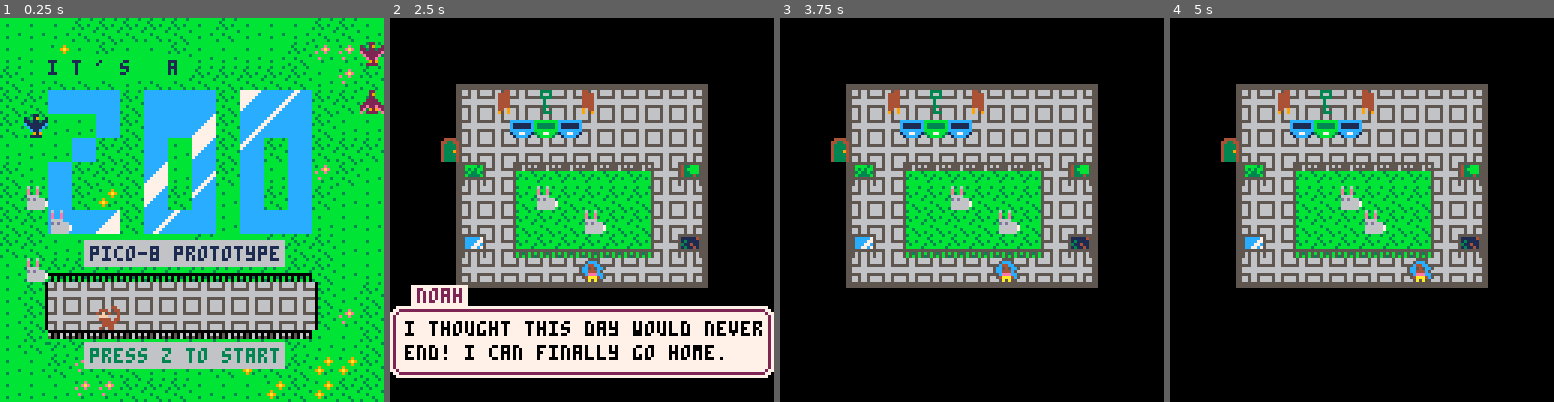
Above: before the commit, frames 1-4 (left to right).
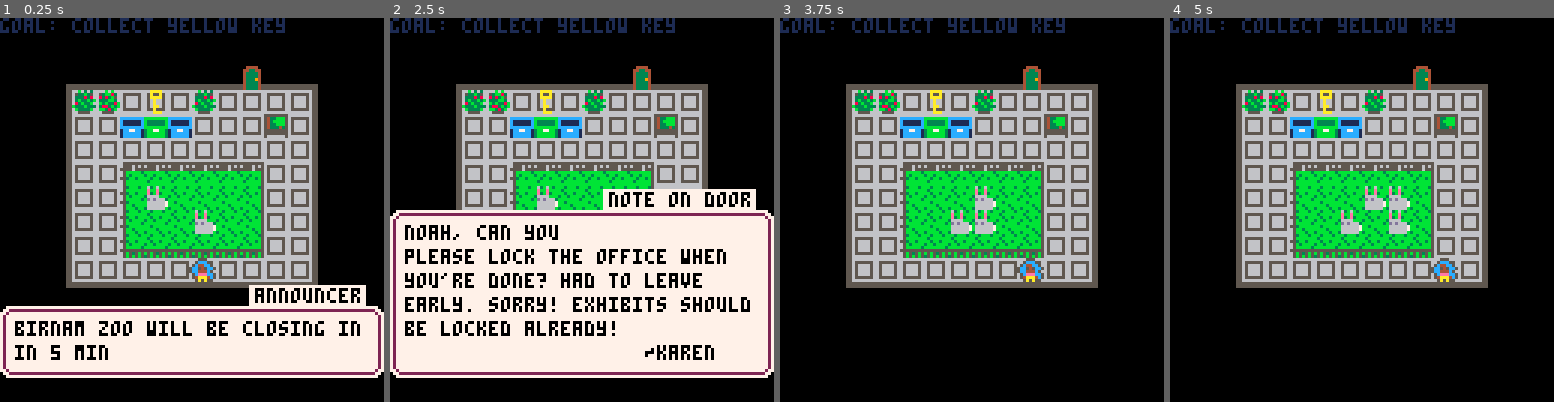
Above: after the commit, the same moments.

Repository: avalkyrie/zoo-game
Game: PICO-8 cartridge zoo.p8
Two runs of this game, one before a commit and one after it. Both use one fixed random seed, a clock stepped at 60 frames per second and the inputs below.
Inputs:
- Up to frame 1 (0.25 s): no input
- Up to frame 2 (2.5 s): tap O (Z key) at 0.33, 0.7, 1.43, 2.22 s; tap X (X key) at 1.07, 2.07, 2.4 s; hold Left 1.97-2.37 s; hold Down from 2.42 s (still down)
- Up to frame 3 (3.75 s): tap X (X key) every 0.33 s from 2.73 to 3.73 s; release Down at 2.82 s; hold Right 2.87-3.53 s; tap O (Z key) at 3.1 s; hold Up from 3.58 s (still down)
- Up to frame 4 (5 s): tap O (Z key) at 3.98, 4.87 s; tap X (X key) at 4.07, 4.4, 4.73 s; release Up at 4.08 s; hold Right 4.13-4.53 s; hold Down from 4.58 s (still down)

The runs differ from the first frame. In frame 1, 95% of the frame differs, in the area x 0-100%, y 0-100%; in frame 2, 37%; in frame 3, 13%; in frame 4, 13%.

Commit message:
Add level goals at the top, revise level 1 graphics and map.

Diff:
--- a/zoo.p8
+++ b/zoo.p8
@@ -12,12 +12,14 @@
 keyitemphase = "keyitem"
 gamephase = "game"
 
-state={menu=startmenu,lvl=0,phase=introphase}
+state={menu=game,lvl=1,phase=introphase}
 
 maprect = {} -- x, y, width, height, xdrawoffset, ydrawoffset
 
 -- player
 player = {}
+
+goal = nil
 
 -- consts
 gridsize = 8
@@ -41,8 +43,10 @@
 	cexit = 210,
 	oexit = 227,
 
-	key = 242,
-	key2 = 243,
+	key = 240,
+	key2 = 241,
+	key3 = 242,
+	key4 = 243,
 
 	tank = 49,
 	bow = 182,
@@ -169,6 +173,8 @@
 	animals = emptyarray(dimensions)
 	blocks = emptyarray(dimensions)
 
+	goal = nil
+
 	-- config levels
 	if (state.lvl == 0) then
 		-- start menu
@@ -182,13 +188,14 @@
 		maprect = {0, 24, 10, 8, 3, 3}
 		player.x = 6
 		player.y = 8
-		exit.x = 0
-		exit.y = 3
+		exit.x = 8
+		exit.y = 0
 		exit.sprite = index.cexit
 		aas(blocks, {198,3,2,199,4,2,198,5,2}) -- trash cans
-		aas(sprites, {192,1,7,193,1,4,194,10,7,195,10,4}) -- signs
-		--aas(sprites, {197,1,6,196,10,3,196,10,6}) -- static doors
-		aas(sprites, {201,2,1,202,6,1})
+		--aas(sprites, {192,2,7,193,2,4,194,9,7,195,9,4}) -- signs
+
+		aas(sprites, {195,9,2})
+		aas(sprites, {201,2,1,202,6,1, 202,1,1})
 		aa(animals, index.rabbit, {4,5,6,6})
 		aa(sprites, index.key, {4,1})
 		dialog[introphase] = {
@@ -204,6 +211,7 @@
 			{"noah", "mackers has them! you stupid","monkey, come back here!"}
 		}
 		dialog[keyitemphase] = {{"noah", "the key to the west garden!","now if i can find mackers..."}}
+		goal = "goal: collect yellow key"
 	elseif (state.lvl == 2) then
 		-- w. garden 1
 		maprect = {14, 24, 10, 8, 3, 3}
@@ -219,6 +227,7 @@
 		sprites[2][5] = index.key
 		dialog[introphase] = {{"noah", "wait! at least he dropped the","rainforest key before he left."}}
 		dialog[keyitemphase] = {{"noah", "the key! guess i can go","back or mess around here for","a bit..."}}
+		goal = "goal: collect key"
 	elseif (state.lvl == 3) then
 		-- rainforest 1
 		maprect = {0, 8, 8, 8, 4, 4}
@@ -232,6 +241,7 @@
 		blocks[6][4] = index.block
 		animals[2][5] = index.usnake
 		dialog[introphase] = {{"noah", "that snake doesn't look","very friendly..."}}
+		goal = "goal: collect key"
 	elseif (state.lvl == 10) then
 		-- rainforest 2 - unused
 		maprect = {8, 8, 16, 8, 0, 4}
@@ -258,6 +268,7 @@
 		aas(animals, {index.flturtle,7,2,index.blturtle,8,2,index.ujelly1,2,1,index.jelly1,1,1,index.jelly1,6,6})
 		aa(sprites, index.tank, {2,3, 7,3, 5,7, 8,6})
 		dialog[introphase] = {{"noah", "mackers, when did you learn to","scuba dive?"}}
+		goal = "goal: collect key"
 	elseif (state.lvl == 5) then
 		-- aquarium 2
 		maprect = {24, 16, 9, 10, 3.5, 2.5}
@@ -300,6 +311,7 @@
 		sprites[7][4] = index.key
 		aa(animals, index.dpenguin, {3,1,4,1,5,1})
 		dialog[introphase] = {{"noah", "stop monkeying around,","the ice is slippery!"}}
+		goal = "goal: collect key"
 	elseif (state.lvl == 7) then
 		-- tundra 2
 		maprect = {8, 0, 8, 8, 4, 4}
@@ -715,8 +727,11 @@
 
 	-- ui
 	if (player.goalsprite) then
-		spr(player.goalsprite, 0, 0)
-		print(player.goalcount .. "/" .. player.goalneededcount, goalx+gridsize+textwidth, 1)
+		local goalstring = "goal: " .. player.goalcount .. "/" .. player.goalneededcount
+		print(goalstring, 0, 1)
+		spr(player.goalsprite, #goalstring * textwidth + 2, 0)
+	elseif (goal) then
+		print (goal, 1)
 	end
 
 	-- dialog
@@ -1110,8 +1125,10 @@
 
 	local s = sprites[x][y]
 
+	if (s == nil) return false
+
 	-- instants
-	if (s == index.key or s == index.key2) return s, 24
+	if (s >= index.key and s <= index.key4) return s, 24
 	if (s == index.tank) return s, 22
 
 	-- useable items
@@ -1142,12 +1159,16 @@
 		end
 
 		playsound(fx)
+	else
+		return nil
 	end
 
 	if (s == index.tank) player.oxygen = 6
 
-	if (s == index.key or s == index.key2) then
+	if (s >= index.key and s <= index.key4) then
 		exit.sprite = index.oexit
+
+		goal = ""
 
 		state.phase = keyitemphase
 		dialogindex = 1
Not shown, changed: 24 lines of the sprite sheet (__gfx__) section of zoo.p8
